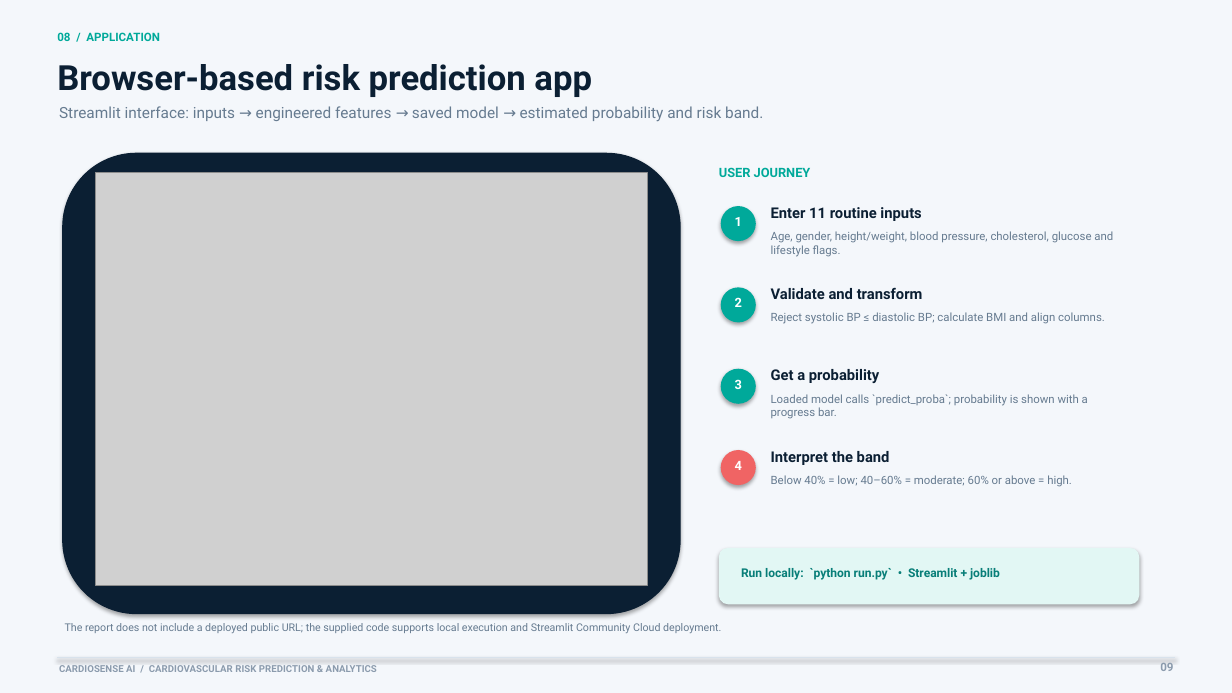
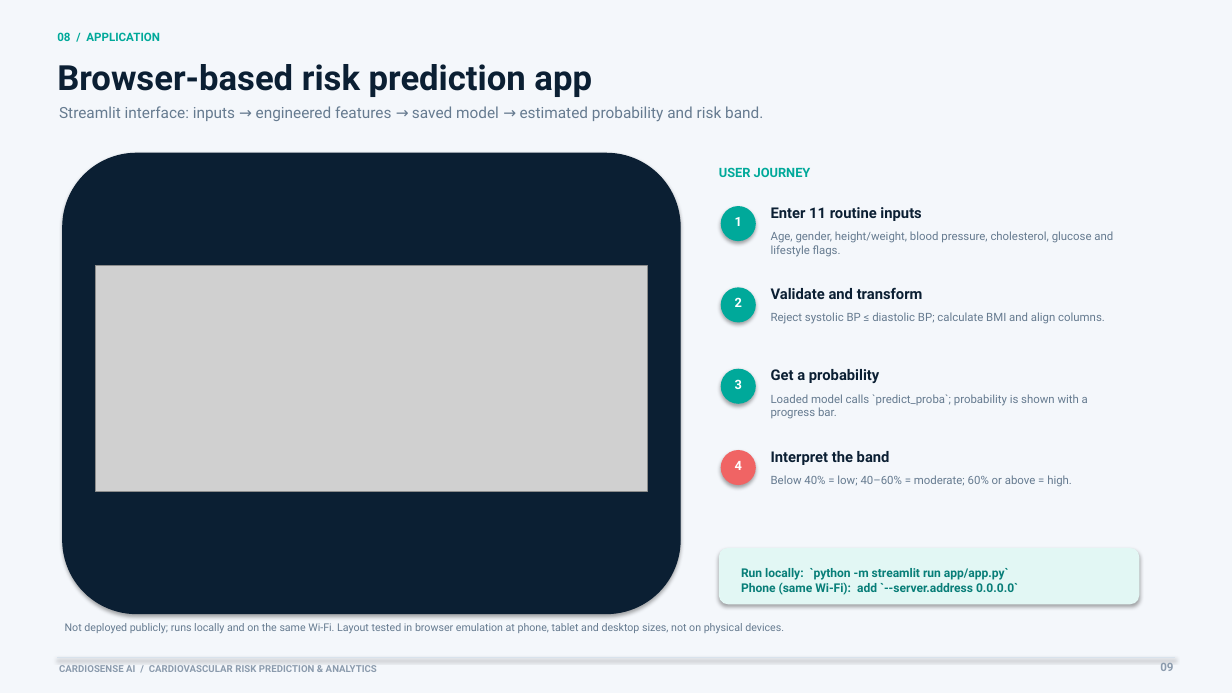
Before and after one commit to Anamom-exd/CardioSense-AI, a slide deck: slide 9 of CardioSense_AI_Presentation.pptx. Drawn at 1232x693 pixels with LibreOffice and Linux fonts; fonts in the diff are those of the drawing; grey boxes stand for pictures. Boxes give left, top, right and bottom in pixels: in the first picture for what was removed or moved away, otherwise in the second. Text is boxed around its words. In the diff, an @@ line names an element or a change of style, - is before the commit and + after.

```diff
--- a/CardioSense_AI_Presentation.pptx
+++ b/CardioSense_AI_Presentation.pptx
@@ picture: place and size @@
-picture at <box>96,172,648,586</box>
+picture at <box>96,266,648,492</box>
@@ text at <box>741,568,1018,595</box>: text changed @@
-Run locally: `python run.py` • Streamlit + joblib
+Run locally: `python -m streamlit run app/app.py`
+Phone (same Wi-Fi): add `--server.address 0.0.0.0`
@@ text at <box>65,623,784,633</box>: text changed @@
-The report does not include a deployed public URL; the supplied code supports local execution and Streamlit Community Cloud deployment.
+Not deployed publicly; runs locally and on the same Wi-Fi. Layout tested in browser emulation at phone, tablet and desktop sizes, not on physical devices.
```
Also in this commit, not shown: 4 other slides changed, 24 other files.
